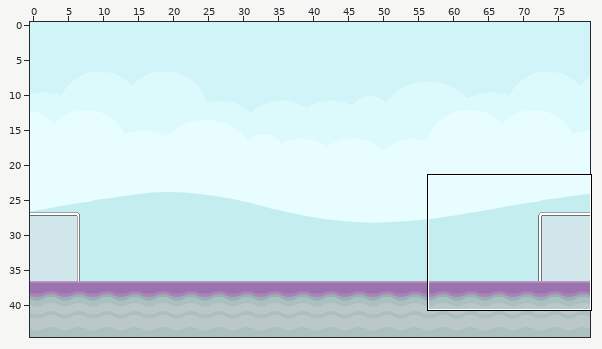
Two states of a Tiled map, assets/map/map.tmx. The first picture is a wide view before the edit; the outline marks the close-up.
Close-up. Before:
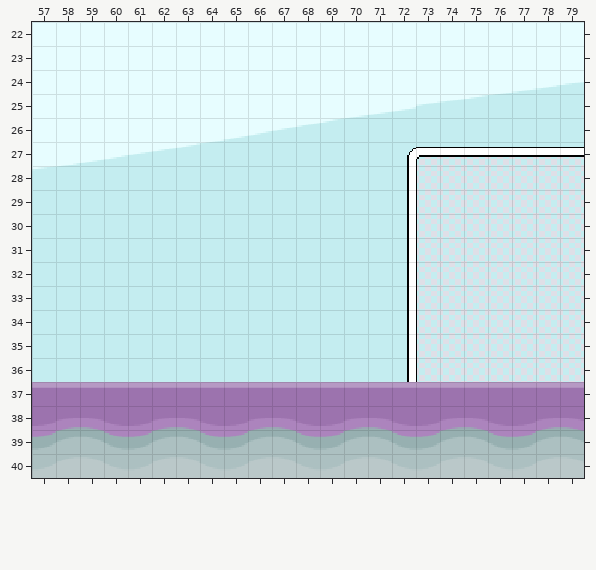
Cells are 16x16 px. Shown: x 57..79, y 22..40. The commit also changed other parts of the map, which this record leaves out.
After the commit:
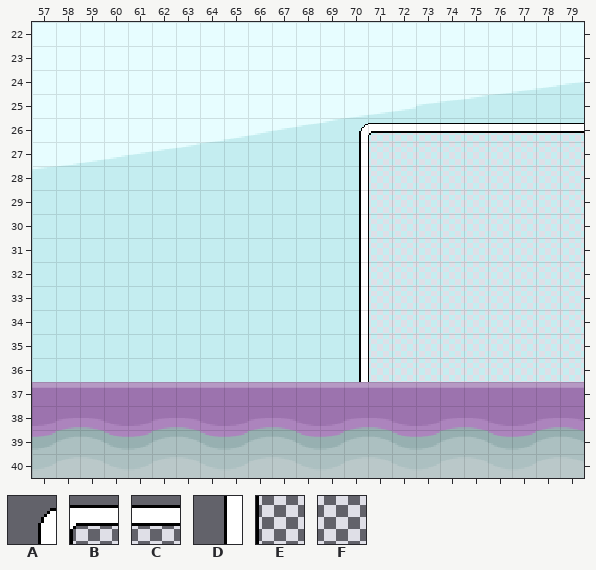
Key: from "final_goalpost": A 203, B 204, C 206, D 228, E 229, F 306.
_ is an empty cell.
Tiles replaced or removed in this view: A, B, C, D, E, F.
What changed:
Changed rows in their new state; . is an unchanged cell.
Layer "Tile Layer 5":
first column x 73:
32 _
Layer "Tile Layer 2":
first column x 70:
26 ABCCCCCCCC
27 DEFFFFFFFF
28 DEFF......
29 DEFF......
30 DEFF......
31 DEFF......
32 DEFF......
33 DEFF......
34 DEFF......
35 DEFF......
36 DEFF......
